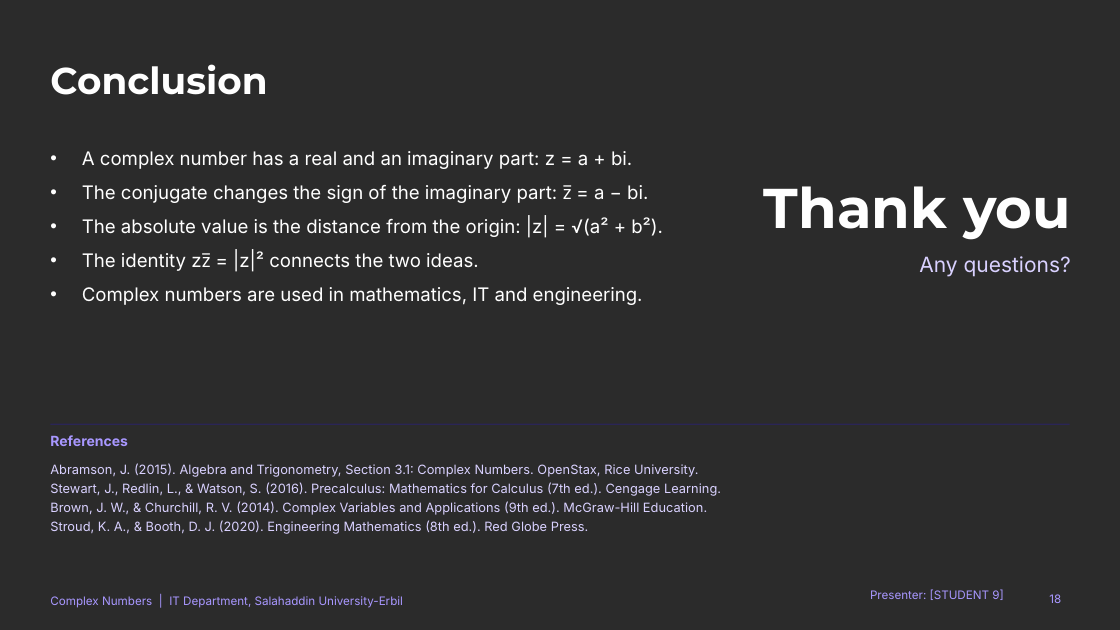
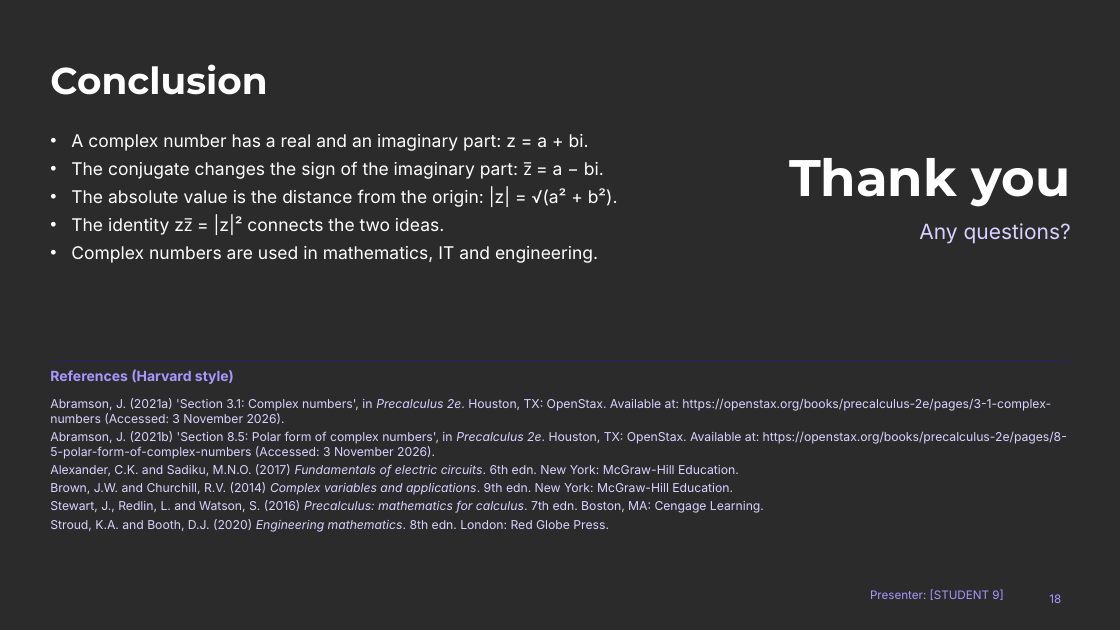
Before and after one commit to qaessafty-arch/shalaw, a slide deck: slide 18 of Complex_Numbers_Conjugate_and_Absolute_Value.pptx. Drawn at 1120x630 pixels with LibreOffice and Linux fonts; fonts in the diff are those of the drawing; background and template pictures are left out; a plain dark background stands for a picture behind light text. Boxes give left, top, right and bottom in pixels: in the first picture for what was removed or moved away, otherwise in the second. Text is boxed around its words. In the diff, an @@ line names an element or a change of style, - is before the commit and + after.

```diff
--- a/Complex_Numbers_Conjugate_and_Absolute_Value.pptx
+++ b/Complex_Numbers_Conjugate_and_Absolute_Value.pptx
@@ text "A complex number has a ...": place and size @@
-text "A complex number has a ..." at [82, 151, 663, 305]
+text "A complex number has a ..." at [71, 134, 618, 263]
@@ text "A complex number has a ..." at [71, 134, 618, 263]: size 16 to 15 pt; indent changed; less space between paragraphs @@
@@ text "Thank you": place and size @@
-text "Thank you" at [764, 186, 1071, 240]
+text "Thank you" at [789, 158, 1071, 207]
@@ text "Thank you" at [789, 158, 1071, 207]: size 48 to 44 pt @@
@@ text "Any questions?": place and size @@
-text "Any questions?" at [919, 256, 1071, 277]
+text "Any questions?" at [919, 223, 1071, 244]
@@ line moved from (50, 424) - (1070, 424) to (50, 361) - (1070, 361) @@
@@ text at [50, 369, 234, 384]: text changed @@
-References
+References (Harvard style)
@@ text at [50, 398, 1067, 532]: text changed; size 11 to 10.5 pt @@
-Abramson, J. (2015). Algebra and Trigonometry, Section 3.1: Complex Numbers. OpenStax, Rice University.
-Stewart, J., Redlin, L., & Watson, S. (2016). Precalculus: Mathematics for Calculus (7th ed.). Cengage Learning.
-Brown, J. W., & Churchill, R. V. (2014). Complex Variables and Applications (9th ed.). McGraw-Hill Education.
-Stroud, K. A., & Booth, D. J. (2020). Engineering Mathematics (8th ed.). Red Globe Press.
+Abramson, J. (2021a) 'Section 3.1: Complex numbers', in Precalculus 2e. Houston, TX: OpenStax. Available at: https://openstax.org/books/precalculus-2e/pages/3-1-complex-numbers (Accessed: 3 November 2026).
+Abramson, J. (2021b) 'Section 8.5: Polar form of complex numbers', in Precalculus 2e. Houston, TX: OpenStax. Available at: https://openstax.org/books/precalculus-2e/pages/8-5-polar-form-of-complex-numbers (Accessed: 3 November 2026).
+Alexander, C.K. and Sadiku, M.N.O. (2017) Fundamentals of electric circuits. 6th edn. New York: McGraw-Hill Education.
+Brown, J.W. and Churchill, R.V. (2014) Complex variables and applications. 9th edn. New York: McGraw-Hill Education.
+Stewart, J., Redlin, L. and Watson, S. (2016) Precalculus: mathematics for calculus. 7th edn. Boston, MA: Cengage Learning.
+Stroud, K.A. and Booth, D.J. (2020) Engineering mathematics. 8th edn. London: Red Globe Press.
@@ text removed at [50, 596, 403, 608] @@
-Complex Numbers | IT Department, Salahaddin University-Erbil
```
Also in this commit, not shown: 16 other slides changed, 7 other files.
